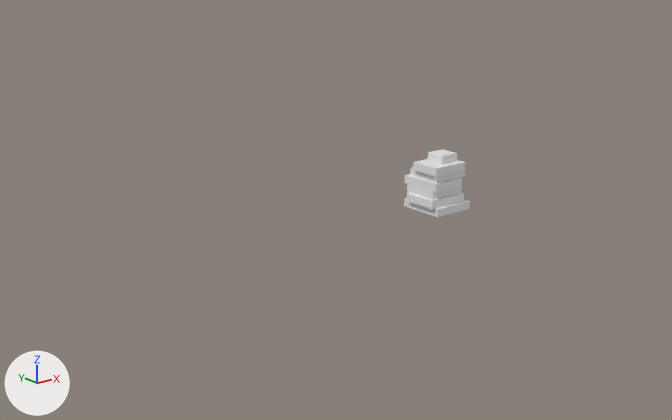
Before and after pictures for a commit that changed the Blender file gravestones.blend.
The view is the same before and after, from a 50 mm lens placed at (-9.88, -9.88, 3.8), pointed at (-1.49, 0.61, -0.39). Arrows for +X, +Y and +Z are at lower left; the lights stay in place.

In view in the first picture: '9'.
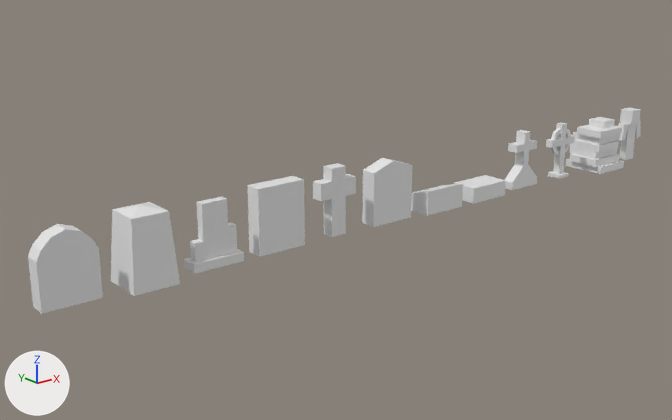
Location of each change, [x1, y1, x2, y2] in pixels of the pictures (672 x 420 px):
'9', moved: before [404, 149, 470, 217]; after [566, 117, 624, 174]
'8', shown: after [111, 202, 180, 296]
'10', added: after [28, 224, 103, 314]
'0', shown: after [247, 176, 305, 257]
'2', shown: after [362, 158, 412, 227]
'6', shown: after [184, 197, 244, 274]
'1', shown: after [313, 163, 356, 237]
'3', shown: after [411, 184, 463, 216]
'5', shown: after [505, 130, 537, 190]
'4', shown: after [454, 175, 506, 204]
'11', added: after [618, 108, 641, 160]
'7', shown: after [546, 122, 575, 179]

What the commit changed:
Mesh me_cube_011 is new.
It has 28 vertices, 26 faces and spans x -0.375..0.375, y -0.125..0.125, z -0.5..0.438.
It uses material mat_default_junglewood_png (its picture is missing).
Mesh me_cube_013 is new.
It has 36 vertices, 30 faces and spans x -0.302..0.303, y -0.125..0.125, z -0.5..0.438.
It uses material mat_default_junglewood_png (its picture is missing).
Object '9' (ob_9) moves from (0.0, 0.0, 0.0) to (4.0, 0.0, 0.0).
Object '8' (ob_8) is now shown.
Object '7' (ob_7) is now shown.
Object '6' (ob_6) is now shown.
Object '5' (ob_5) is now shown.
Object '4' (ob_4) is now shown.
Object '3' (ob_3) is now shown.
Object '2' (ob_2) is now shown.
Object '0' (ob_0) is now shown.
Object '1' (ob_1) is now shown.
Object '10' (ob_10) is new; it shows me_cube_011.
Its location is (-6.0, 0.0, 0.0).
Object '11' (ob_11) is new; it shows me_cube_013.
Its location is (5.0, 0.0, 0.0).
